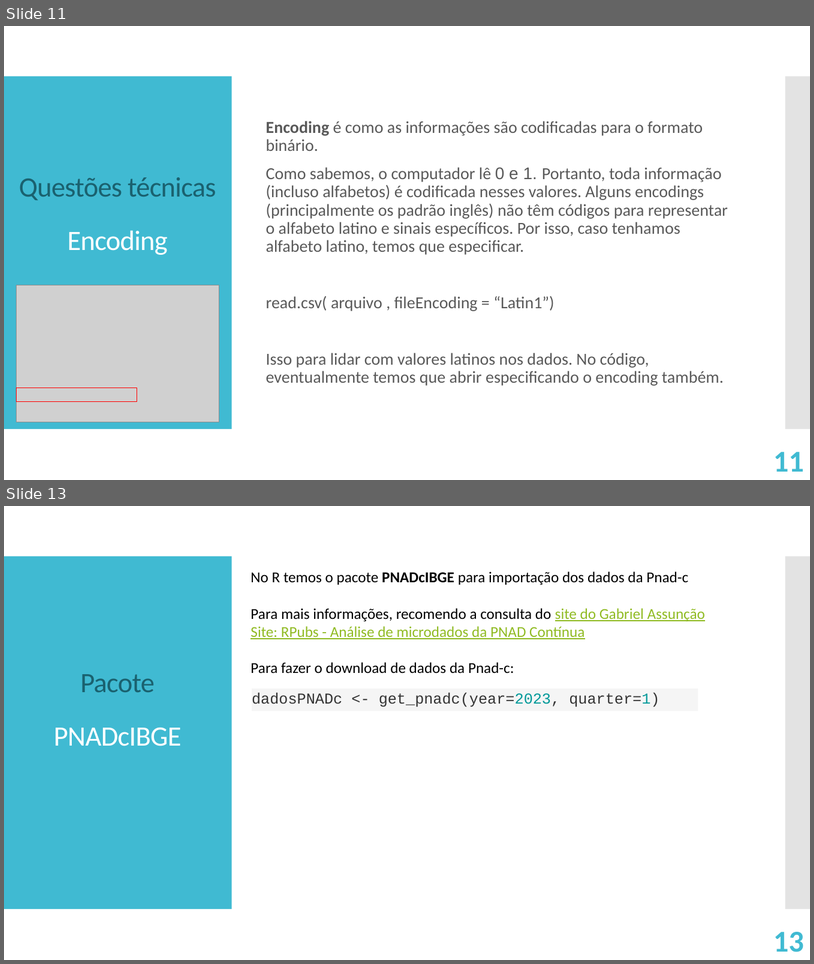
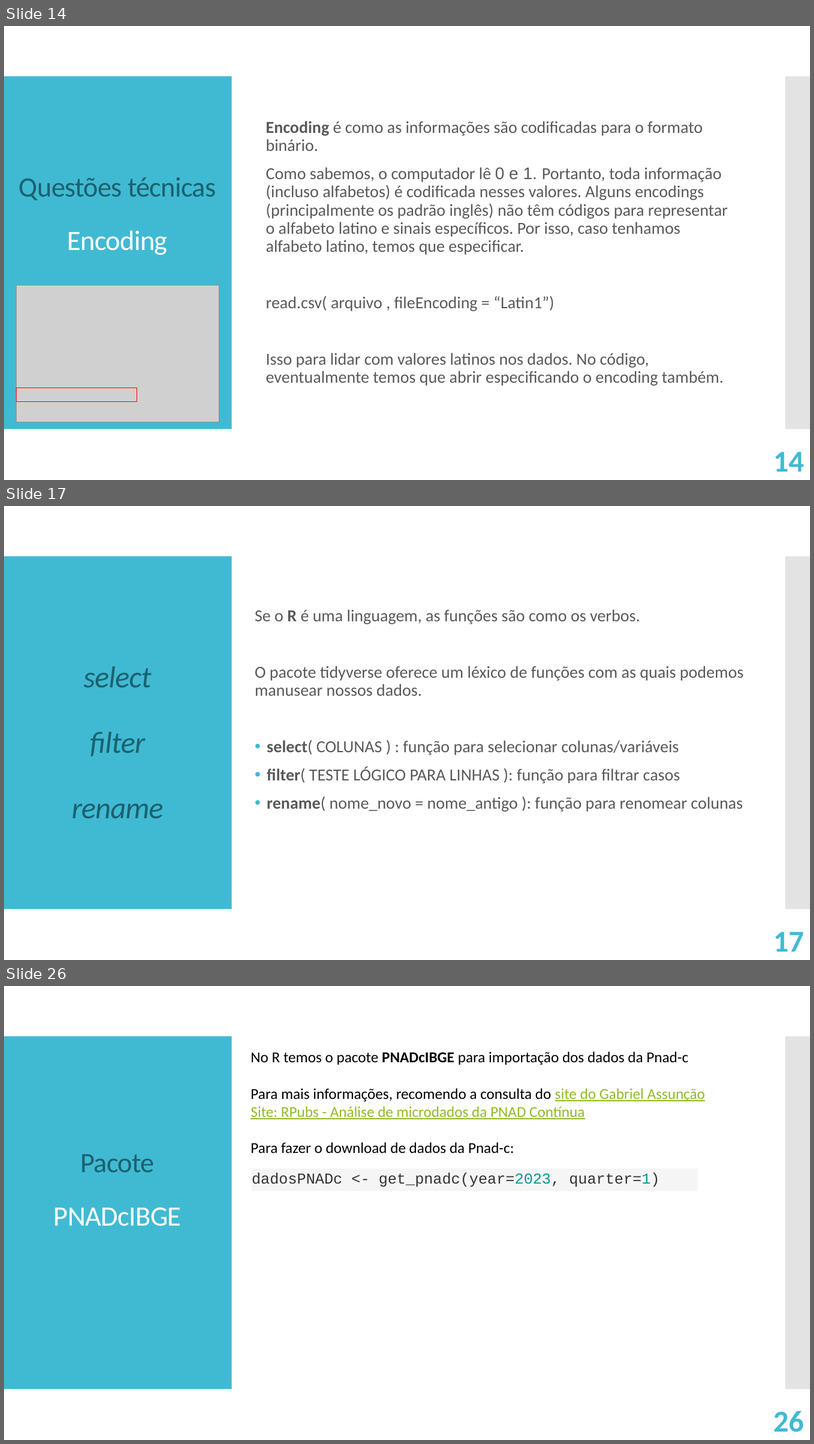
Before and after one commit to victorgalcantara/R-Intro, a slide deck: A03 - Mão na massa/A03 - Import and Tidy Data.pptx. Shown one above the other, each under a label of ours: slides 11 and 13 before the commit, slides 14, 17 and 26 after it; the slides between them are not shown. The pictures are 814x964 and 814x1444 pixels, drawn with LibreOffice and Linux fonts; fonts in the diff are those of the drawing; grey boxes stand for pictures. Boxes give left, top, right and bottom in pixels: in the first picture for what was removed or moved away, otherwise in the second. Text is boxed around its words. In the diff, an @@ line names an element or a change of style, - is before the commit and + after.

```diff
--- a/A03 - Mão na massa/A03 - Import and Tidy Data.pptx
+++ b/A03 - Mão na massa/A03 - Import and Tidy Data.pptx
@@ slide 17 added at (4, 506, 810, 960), background #FFFFFF; not listed: 2 template elements that a slide beside it also shows @@
@@ text added at (255, 609, 744, 811), 20 pt, text #595959 @@
+Se o R é uma linguagem, as funções são como os verbos.
+O pacote tidyverse oferece um léxico de funções com as quais podemos manusear nossos dados.
+• select( COLUNAS ) : função para selecionar colunas/variáveis
+• filter( TESTE LÓGICO PARA LINHAS ): função para filtrar casos
+• rename( nome_novo = nome_antigo ): função para renomear colunas
@@ text added at (72, 666, 164, 818), 36 pt, text #1A616F, italic @@
+select
+filter
+rename
@@ page number added at (774, 931, 804, 951), 36 pt, text #40BAD2, bold @@
+17
@@ what was slide 11 is now slide 14 @@
@@ page number at (774, 451, 804, 471): text changed @@
-11
+14
@@ what was slide 13 is now slide 26 @@
@@ page number at (774, 1410, 804, 1432): text changed @@
-13
+26
```
Also in this commit, not shown: 1 slide changed, 18 other slides added, 1 slide removed, 6 other files.
